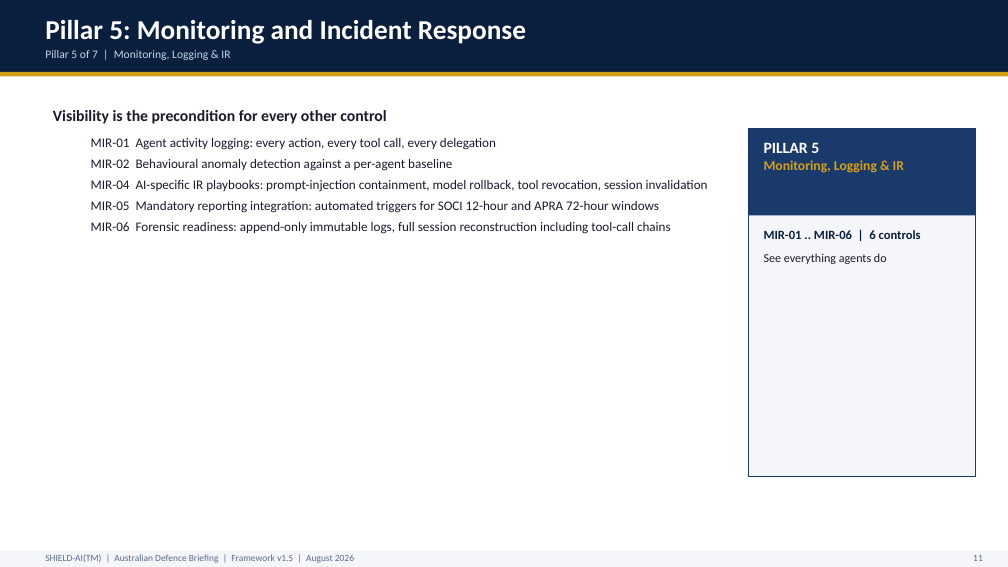
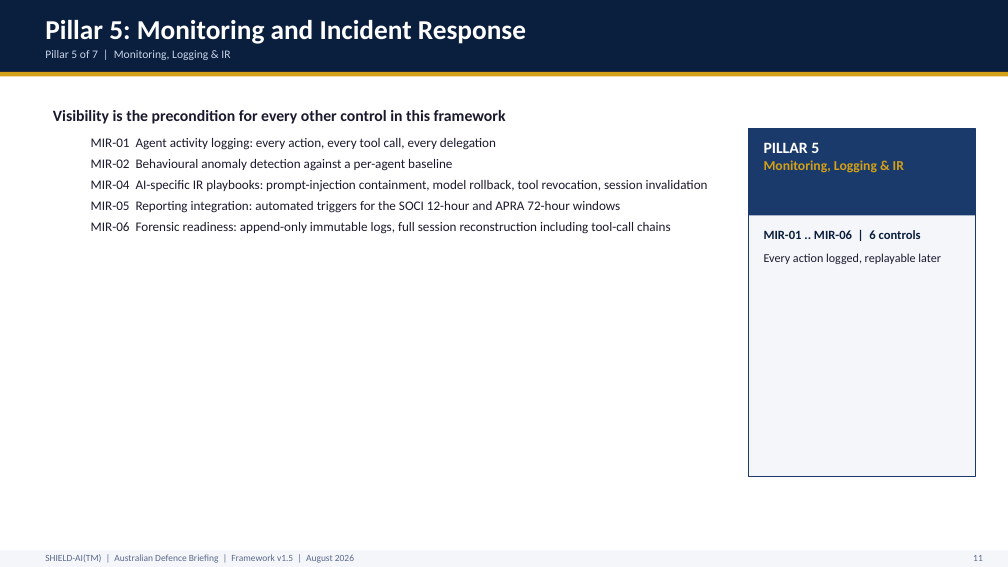
Before and after one commit to monch1962/shield-ai, a slide deck: slide 12 of presentations/shield-ai-deck-defence/shield-ai-deck-defence.pptx. Drawn at 1008x567 pixels with LibreOffice and Linux fonts; fonts in the diff are those of the drawing. Boxes give left, top, right and bottom in pixels: in the first picture for what was removed or moved away, otherwise in the second. Text is boxed around its words. In the diff, an @@ line names an element or a change of style, - is before the commit and + after.

```diff
--- a/presentations/shield-ai-deck-defence/shield-ai-deck-defence.pptx
+++ b/presentations/shield-ai-deck-defence/shield-ai-deck-defence.pptx
@@ text at box(53, 110, 506, 124): text changed @@
-Visibility is the precondition for every other control
+Visibility is the precondition for every other control in this framework
@@ text at box(91, 201, 620, 213): text changed @@
-  MIR-05 Mandatory reporting integration: automated triggers for SOCI 12-hour and APRA 72-hour windows
+  MIR-05 Reporting integration: automated triggers for the SOCI 12-hour and APRA 72-hour windows
@@ text at box(764, 253, 941, 264): text changed @@
-See everything agents do
+Every action logged, replayable later
```
Also in this commit, not shown: 21 other slides changed.
